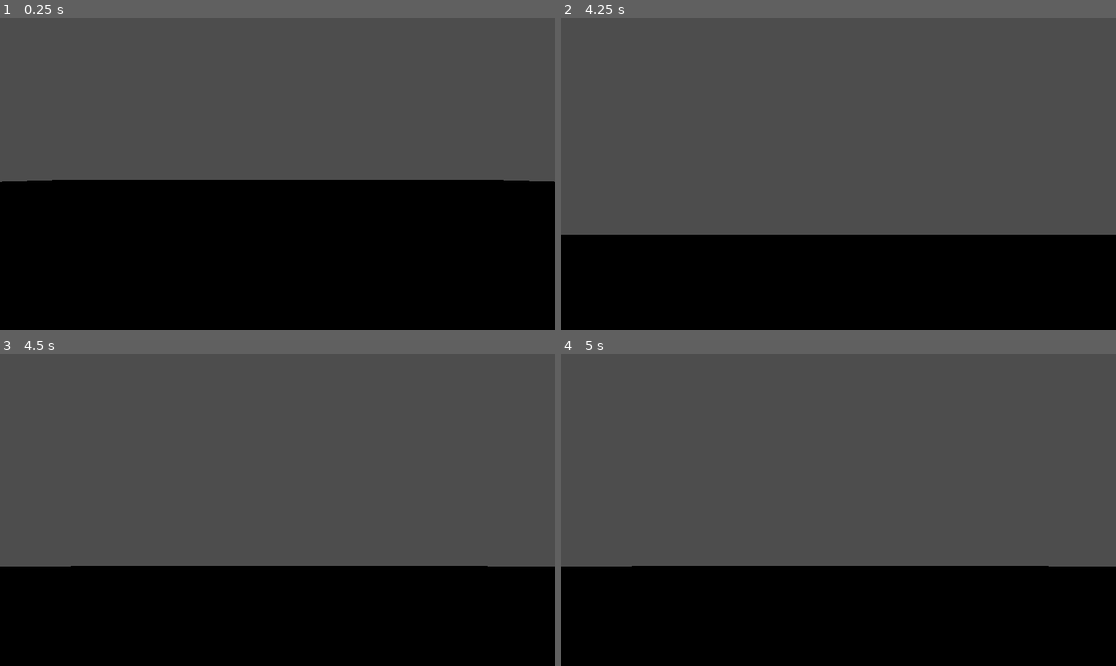
Above: before the commit, frames 1-4 (two rows, left to right).
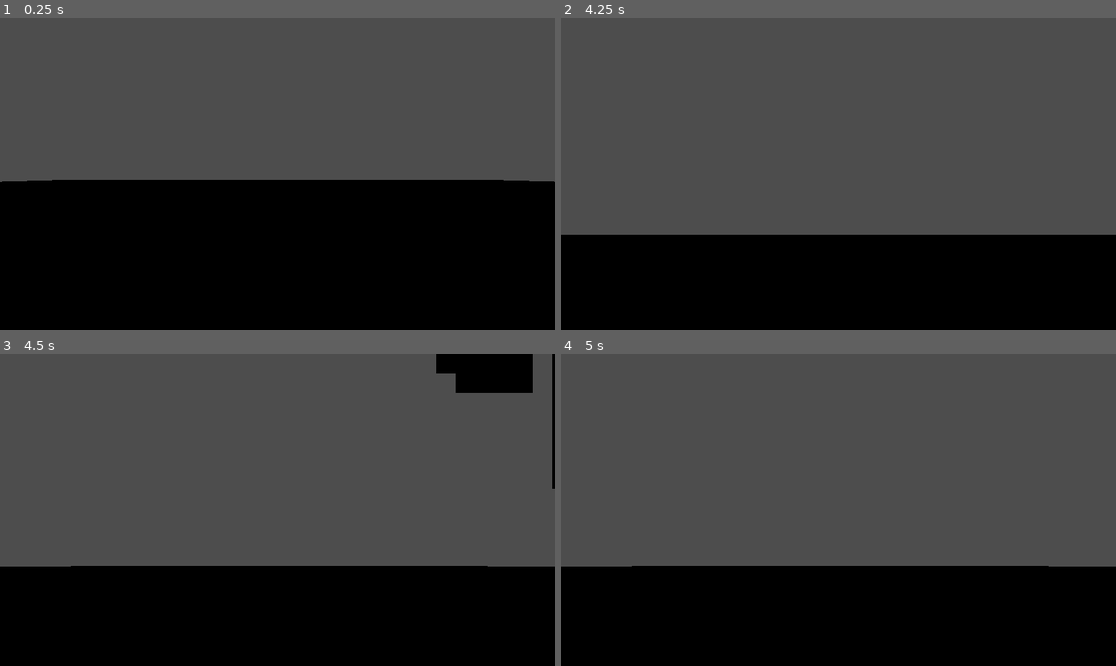
Above: after the commit, the same moments.

Repository: mike91827/GameJam2026
Game: Godot game, scene res://scenes/main.tscn
Two runs of this game, one before a commit and one after it. Both use one fixed random seed, a clock stepped at 60 frames per second and the inputs below.
Inputs (mouse positions are in pixels of both pictures, inside the frame that each line leads up to):
- Up to frame 1 (0.25 s): no input
- Up to frame 2 (4.25 s): tap Enter (ui_accept) at 0.5, 0.77, 1.25, 1.52, 2, 2.75, 3.02, 3.5, 3.77 s; move the mouse to (810, 236) at 0.52 s; press the mouse at (810, 236) at 0.53 s; hold Up (ui_up) 0.53-2.78 s; move the mouse to (877, 177) at 1.27 s; release the mouse at (877, 177) at 1.28 s; tap R (Release) at 1.35, 2.85 s; move the mouse to (794, 170) at 2.02 s; press the mouse at (794, 170) at 2.03 s; move the mouse to (844, 174) at 2.77 s; release the mouse at (844, 174) at 2.78 s; hold Left (ui_left) 2.78-3.53 s; click (844, 174) at 2.92 s; move the mouse to (816, 167) at 3.52 s; press the mouse at (816, 167) at 3.53 s; hold Up (ui_up) from 3.53 s (still down)
- Up to frame 3 (4.5 s): keep holding Up (ui_up); tap Enter (ui_accept) at 4.25 s; move the mouse to (305, 510) at 4.27 s; release the mouse at (305, 510) at 4.28 s; tap R (Release) at 4.35 s
- Up to frame 4 (5 s): keep holding Up (ui_up); tap Enter (ui_accept) at 4.52 s

Frames 1-2 are identical in both runs. In frame 3, 2.2% of the frame differs, in the area x 78-100%, y 0-44%; in frame 4, nothing differs.

Commit message:
goblin follows path

Diff:
--- /dev/null
+++ b/GoblinCastle/Characters/ActualGoblin1.tscn
@@ -0,0 +1,17 @@
+[gd_scene format=3 uid="uid://c1r585mxa83js"]
+
+[ext_resource type="PackedScene" uid="uid://dvllbfk8p0wic" path="res://Characters/Goblin1.tscn" id="1_h3w1t"]
+
+[sub_resource type="CapsuleShape3D" id="CapsuleShape3D_d1brp"]
+radius = 1.480957
+height = 3.3381348
+
+[node name="ActualGoblin1" type="Node3D" unique_id=1984411180]
+
+[node name="RigidBody3D" type="RigidBody3D" parent="." unique_id=312172092 groups=["Pickable"]]
+
+[node name="CollisionShape3D" type="CollisionShape3D" parent="RigidBody3D" unique_id=2088690966]
+transform = Transform3D(1, 0, 0, 0, 1, 0, 0, 0, 1, 0.21927357, 0.31481934, 0)
+shape = SubResource("CapsuleShape3D_d1brp")
+
+[node name="Goblin1" parent="RigidBody3D" unique_id=114918587 instance=ExtResource("1_h3w1t")]
--- /dev/null
+++ b/GoblinCastle/Characters/Goblin1.tscn
@@ -0,0 +1,13 @@
+[gd_scene format=3 uid="uid://dvllbfk8p0wic"]
+
+[ext_resource type="Texture2D" uid="uid://q2a5yhsmksrk" path="res://MichaelPNG/sprite_0.png" id="1_hq2u2"]
+
+[node name="Goblin1" type="Sprite3D" unique_id=114918587]
+billboard = 1
+shaded = true
+alpha_cut = 1
+texture_filter = 0
+texture = ExtResource("1_hq2u2")
+hframes = 3
+vframes = 3
+frame = 7
--- /dev/null
+++ b/GoblinCastle/Pathfinding/StandardPathFinding.tscn
@@ -0,0 +1,6 @@
+[gd_scene format=3 uid="uid://dj52y00r1k881"]
+
+[ext_resource type="Script" uid="uid://bx5l3cg8s8il3" path="res://Pathfinding/standard_path_finding.gd" id="1_obhcw"]
+
+[node name="StandardPathFinding" type="PathFollow3D" unique_id=181767738]
+script = ExtResource("1_obhcw")
--- /dev/null
+++ b/GoblinCastle/Pathfinding/standard_path_finding.gd
@@ -0,0 +1,12 @@
+extends PathFollow3D
+
+
+# Called when the node enters the scene tree for the first time.
+func _ready() -> void:
+	pass # Replace with function body.
+
+
+# Called every frame. 'delta' is the elapsed time since the previous frame.
+func _process(delta: float) -> void:
+	const move_speed = 4
+	progress += move_speed * delta
--- a/GoblinCastle/scenes/main.tscn
+++ b/GoblinCastle/scenes/main.tscn
@@ -1,8 +1,9 @@
-[gd_scene load_steps=5 format=3 uid="uid://cvcntrs6w0vc5"]
+[gd_scene format=3 uid="uid://cvcntrs6w0vc5"]
 
 [ext_resource type="Texture2D" uid="uid://bhu6x18cxhnam" path="res://assets/textures/Grass_20-256x256.png" id="1_o5qli"]
-[ext_resource type="PackedScene" uid="uid://bs72ogkvdd7d6" path="res://assets/brackeys-proto-controller/proto_controller/proto_controller.tscn" id="2_0wfyh"]
-[ext_resource type="Texture2D" uid="uid://c8mysjo8080rj" path="res://assets/sprites/tree1.png" id="3_tiqsp"]
+[ext_resource type="PackedScene" uid="uid://bs72ogkvdd7d6" path="res://addons/proto_controller/proto_controller.tscn" id="2_0wfyh"]
+[ext_resource type="PackedScene" uid="uid://c1r585mxa83js" path="res://Characters/ActualGoblin1.tscn" id="3_sugp2"]
+[ext_resource type="PackedScene" uid="uid://dj52y00r1k881" path="res://Pathfinding/StandardPathFinding.tscn" id="4_jyhfs"]
 
 [sub_resource type="StandardMaterial3D" id="StandardMaterial3D_0wfyh"]
 albedo_texture = ExtResource("1_o5qli")
@@ -10,9 +11,17 @@
 
 [sub_resource type="BoxShape3D" id="BoxShape3D_0wfyh"]
 
+[sub_resource type="Curve3D" id="Curve3D_sugp2"]
+closed = true
+_data = {
+"points": PackedVector3Array(0, 0, 0, 0, 0, 0, 0.054405212, -1.113925, 0.58248186, 0, 0, 0, 0, 0, 0, 6.5384674, -1.7338972, 3.7336445, 0, 0, 0, 0, 0, 0, -21.180368, -1.7338419, 10.958678, 0, 0, 0, 0, 0, 0, -39.953163, -1.7338419, -3.4423764, 0, 0, 0, 0, 0, 0, -20.66604, -1.7338419, -25.301125, 0, 0, 0, 0, 0, 0, 20.222677, -1.7338419, -29.672873, 0, 0, 0, 0, 0, 0, 31.794958, -1.7338419, -13.986009, 0, 0, 0, 0, 0, 0, 19.194021, -1.7338419, 3.7581513, 0, 0, 0, 0, 0, 0, 24.053877, -5.301196, 20.727356, 0, 0, 0, 0, 0, 0, 25.245817, -4.627366, 22.553635),
+"tilts": PackedFloat32Array(0, 0, 0, 0, 0, 0, 0, 0, 0, 0)
+}
+point_count = 10
+
 [node name="Main" type="Node3D" unique_id=1925729651]
 
-[node name="Floor" type="CSGBox3D" parent="."]
+[node name="Floor" type="CSGBox3D" parent="." unique_id=1110431094]
 transform = Transform3D(1, 0, 0, 0, 1, 0, 0, 0, 1, 1.00571, 0, -0.499146)
 use_collision = true
 size = Vector3(1000, 2, 1000)
@@ -31,3 +40,13 @@
 shape = SubResource("BoxShape3D_0wfyh")
 
 [node name="MeshInstance3D" type="MeshInstance3D" parent="RigidBody3D" unique_id=934449234]
+
+[node name="Path3D" type="Path3D" parent="." unique_id=1090641470]
+transform = Transform3D(1, 0, 0, 0, 1, 0, 0, 0, 1, 8.065119, 5.3374624, -4.034891)
+curve = SubResource("Curve3D_sugp2")
+
+[node name="StandardPathFinding" parent="Path3D" unique_id=181767738 instance=ExtResource("4_jyhfs")]
+transform = Transform3D(-0.43709993, 0.07706232, -0.89610356, 0, 0.9963215, 0.08568077, 0.8994086, 0.03745121, -0.43549377, 0.054405212, -1.113925, 0.58248186)
+
+[node name="ActualGoblin1" parent="Path3D/StandardPathFinding" unique_id=1984411180 instance=ExtResource("3_sugp2")]
+transform = Transform3D(-0.43710342, -7.2637203e-09, 0.89941597, 0.0770625, 0.9963243, 0.037451327, -0.89610577, 0.08568104, -0.435495, 3.1289313, 0.112614155, -1.4558277)
Binary file added: GoblinCastle/MichaelPNG/sprite_0.png
Not shown, added: GoblinCastle/MichaelPNG/sprite_0.png.import
Not shown, added: GoblinCastle/Pathfinding/standard_path_finding.gd.uid
